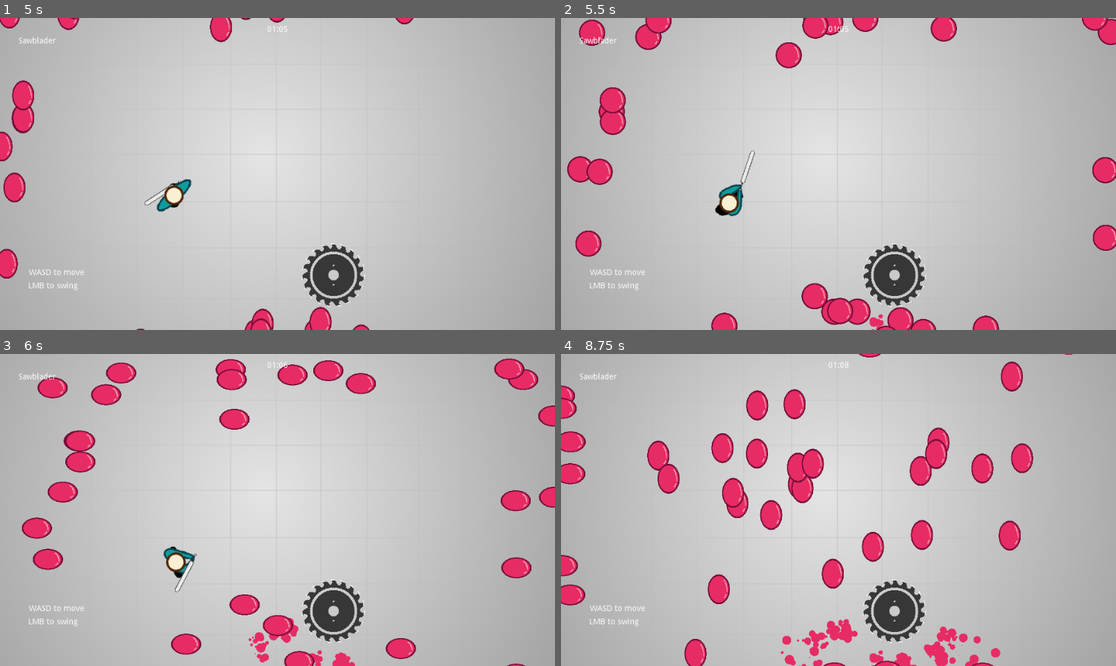
Above: before the commit, frames 1-4 (two rows, left to right).
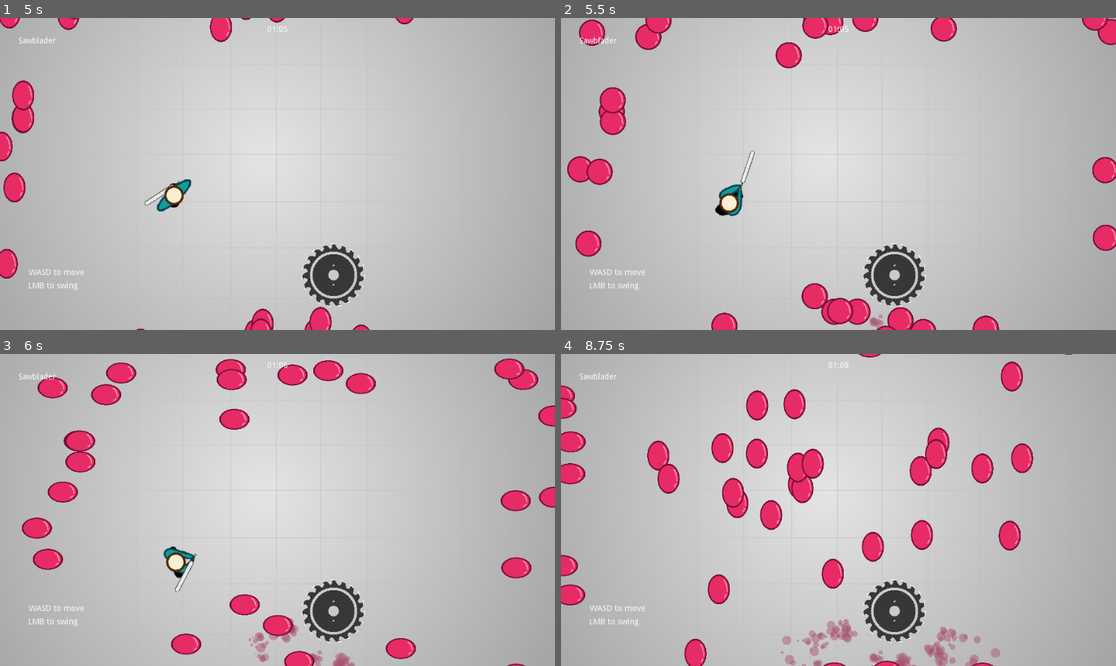
Above: after the commit, the same moments.

Repository: Zircon332/Sawblader
Game: Godot game, scene res://scenes/main.tscn
The game is run twice, just before and just after one commit, with the same random seed, the same clock (stepped at 60 frames per second) and the same inputs.
Inputs (mouse positions are in pixels of both pictures, inside the frame that each line leads up to):
- Up to frame 1 (5 s): move the mouse to (399, 158) at 0.52 s; hold D (move_right) 0.53-1.28 s; click (399, 158) at 0.6 s; move the mouse to (166, 189) at 1.27 s; hold S (move_down) 1.28-2.03 s; click (166, 189) at 1.35 s; move the mouse to (333, 105) at 2.02 s; hold D (move_right) 2.03-2.78 s; click (333, 105) at 2.1 s; move the mouse to (249, 236) at 2.77 s; hold W (move_up) 2.78-3.53 s; click (249, 236) at 2.85 s; move the mouse to (444, 220) at 3.52 s; hold A (move_left) from 3.53 s (still down); click (444, 220) at 3.6 s; move the mouse to (111, 127) at 4.27 s; click (111, 127) at 4.35 s
- Up to frame 2 (5.5 s): move the mouse to (866, 174) at 5.02 s; release A (move_left) at 5.03 s; hold S (move_down) from 5.03 s (still down); click (866, 174) at 5.1 s
- Up to frame 3 (6 s): move the mouse to (194, 432) at 5.77 s; release S (move_down) at 5.78 s; hold D (move_right) from 5.78 s (still down); click (194, 432) at 5.85 s
- Up to frame 4 (8.75 s): move the mouse to (960, 494) at 6.52 s; release D (move_right) at 6.53 s; hold W (move_up) 6.53-7.28 s; click (960, 494) at 6.6 s; move the mouse to (727, 525) at 7.27 s; hold D (move_right) 7.28-8.03 s; click (727, 525) at 7.35 s; move the mouse to (894, 441) at 8.02 s; hold S (move_down) from 8.03 s (still down); click (894, 441) at 8.1 s

Frame 1 is identical in both runs. In frame 2, less than 0.1% of the frame differs, in the area x 55-59%, y 94-100%; in frame 3, 0.5%; in frame 4, 1.3%, in the area x 39-80%, y 84-100%.

Commit message:
change blood color

Diff:
--- a/particles/blood.tscn
+++ b/particles/blood.tscn
@@ -17,7 +17,7 @@
 damping_random = 0.51
 scale = 0.01
 scale_random = 0.25
-color = Color( 0.909804, 0.172549, 0.4, 1 )
+color = Color( 0.658824, 0.313726, 0.419608, 0.454902 )
 
 [node name="Blood" type="Particles2D"]
 z_index = -1
